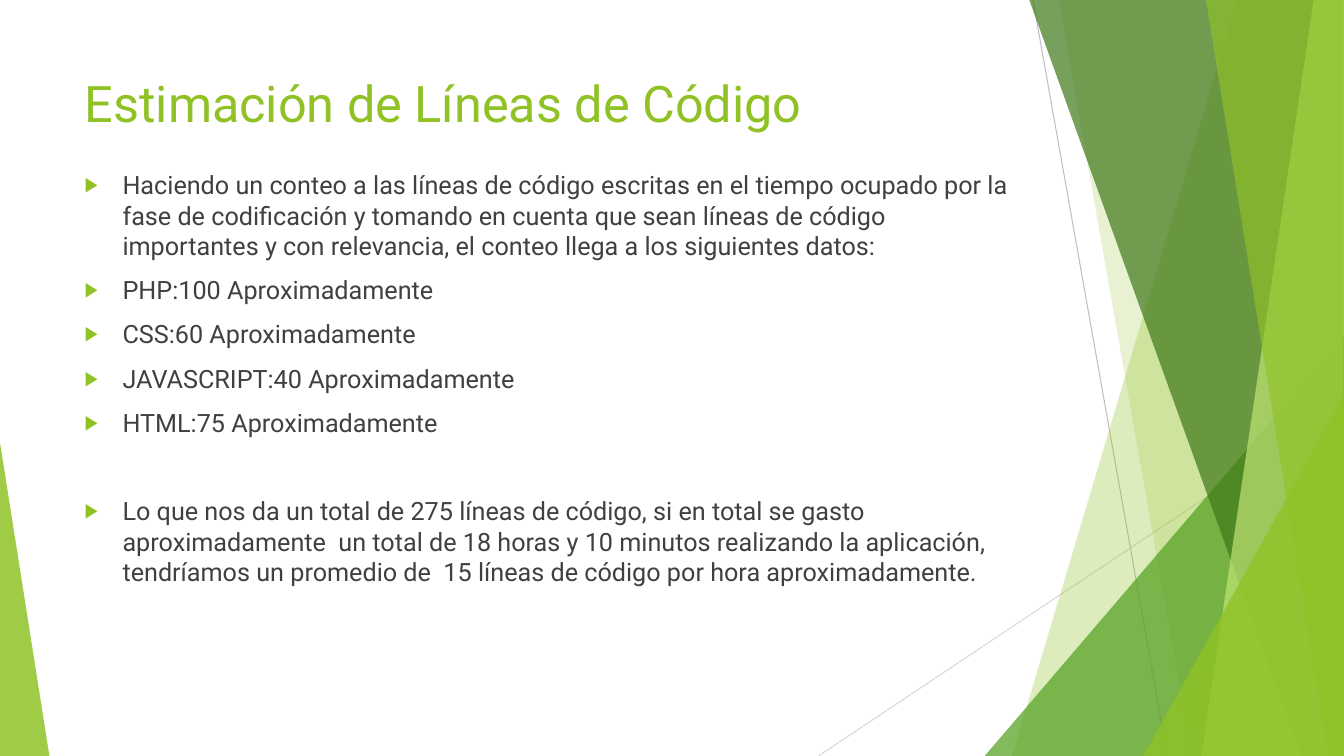
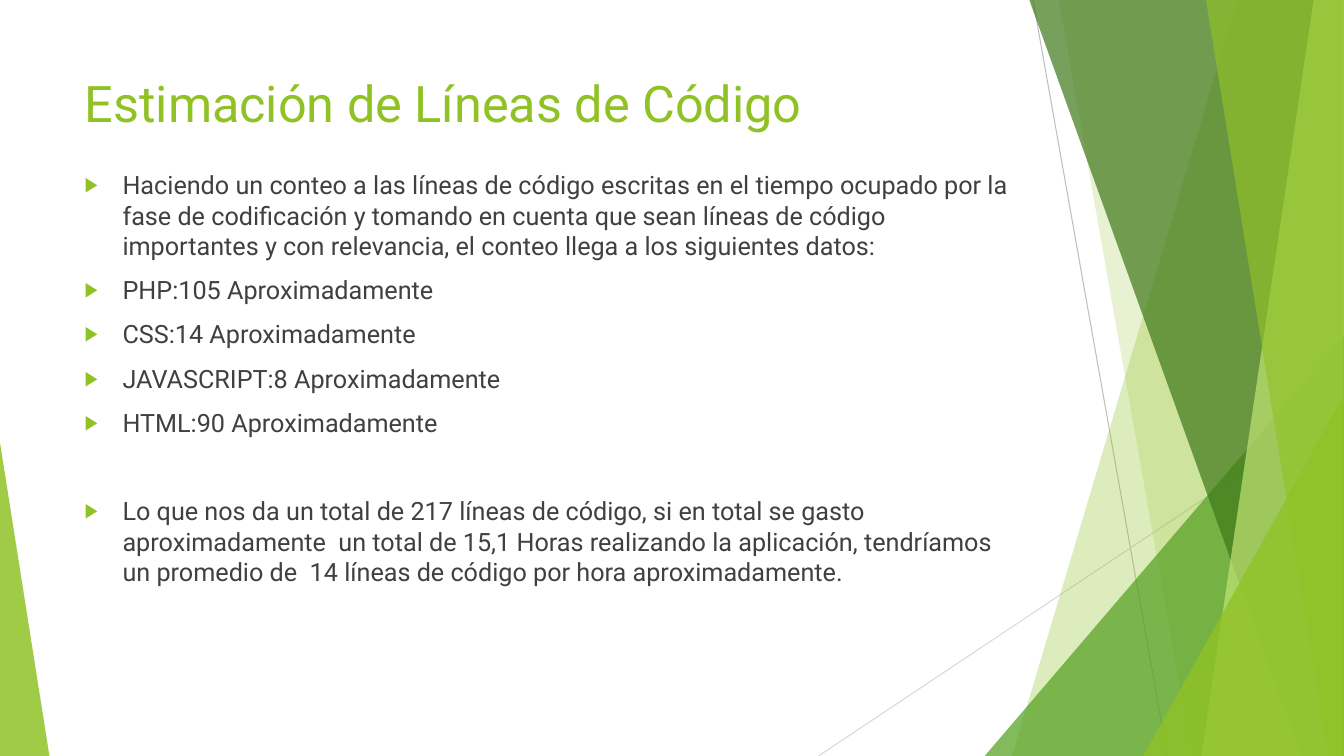
Before and after one commit to emiraldo/Tienda, a slide deck: slide 4 of postmortem/PostMortem.pptx. Drawn at 1344x756 pixels with LibreOffice and Linux fonts; fonts in the diff are those of the drawing. Boxes give left, top, right and bottom in pixels: in the first picture for what was removed or moved away, otherwise in the second. Text is boxed around its words. In the diff, an @@ line names an element or a change of style, - is before the commit and + after.

```diff
--- a/postmortem/PostMortem.pptx
+++ b/postmortem/PostMortem.pptx
@@ text at (123,280,992,587): text changed @@
-▶ PHP:100 Aproximadamente
-▶ CSS:60 Aproximadamente
-▶ JAVASCRIPT:40 Aproximadamente
-▶ HTML:75 Aproximadamente
-▶ Lo que nos da un total de 275 líneas de código, si en total se gasto aproximadamente un total de 18 horas y 10 minutos realizando la aplicación, tendríamos un promedio de 15 líneas de código por hora aproximadamente.
+▶ PHP:105 Aproximadamente
+▶ CSS:14 Aproximadamente
+▶ JAVASCRIPT:8 Aproximadamente
+▶ HTML:90 Aproximadamente
+▶ Lo que nos da un total de 217 líneas de código, si en total se gasto aproximadamente un total de 15,1 Horas realizando la aplicación, tendríamos un promedio de 14 líneas de código por hora aproximadamente.
```
Also in this commit, not shown: 3 other slides changed, 1 slide added, 2 other files.
